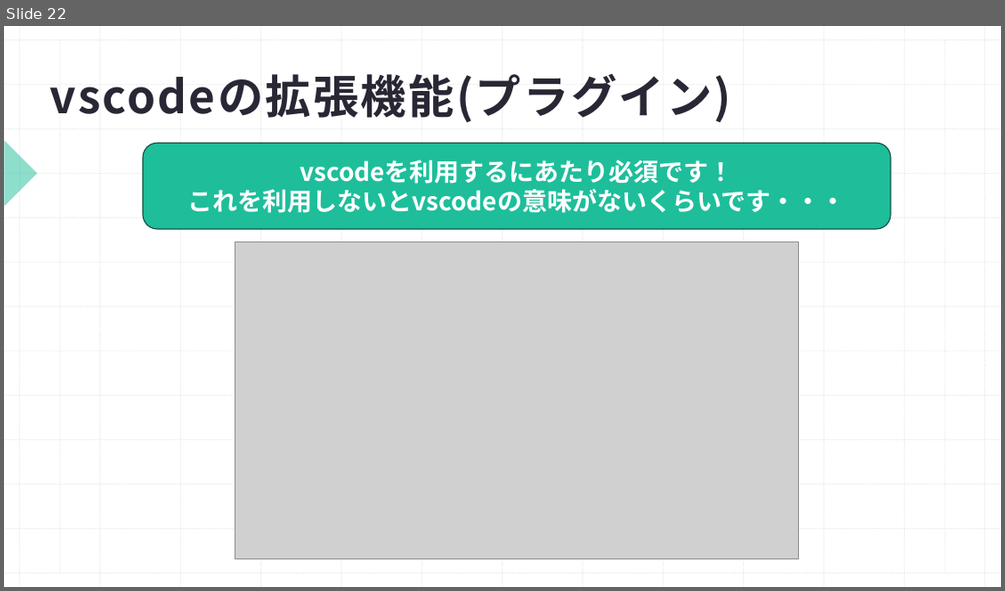
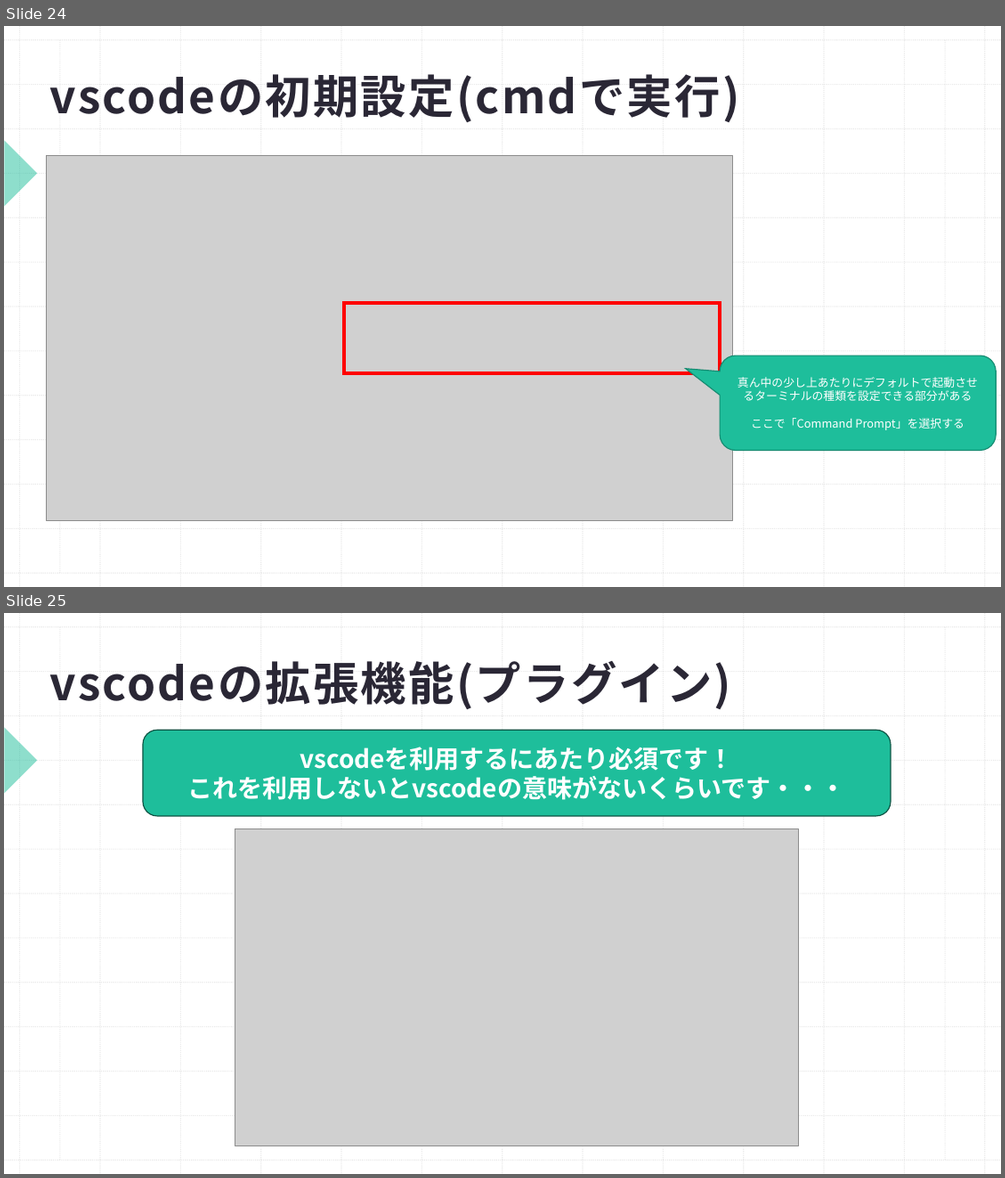
Before and after one commit to Shohei1129/Python_traning, a slide deck: プログラミング勉強会Python編(1.概要).pptx. Shown one above the other, each under a label of ours: slide 22 before the commit, slides 24 and 25 after it. The pictures are 1005x591 and 1005x1178 pixels, drawn with LibreOffice and Linux fonts; fonts in the diff are those of the drawing; grey boxes stand for pictures. Boxes give left, top, right and bottom in pixels: in the first picture for what was removed or moved away, otherwise in the second. Text is boxed around its words. In the diff, an @@ line names an element or a change of style, - is before the commit and + after.

```diff
--- a/プログラミング勉強会Python編(1.概要).pptx
+++ b/プログラミング勉強会Python編(1.概要).pptx
@@ slide 24 added at box(4, 26, 1001, 587), background #FFFFFF; not listed: 29 template elements that a slide beside it also shows @@
@@ title added at box(49, 74, 739, 122), 44 pt, text #2A2735, bold @@
+vscodeの初期設定(cmdで実行)
@@ picture added at box(47, 155, 733, 520) @@
@@ rectangle added at box(344, 303, 720, 374), outline #FF0000 3 pt @@
@@ rounded speech box added at box(720, 356, 995, 451), fill #1EBE9B, outline #168D73 1 pt, 11 pt, text #FFFFFF @@
+真ん中の少し上あたりにデフォルトで起動させるターミナルの種類を設定できる部分がある
+ここで「Command Prompt」を選択する
@@ what was slide 22 is now slide 25 @@
```
Also in this commit, not shown: 1 slide changed, 2 other slides added.
